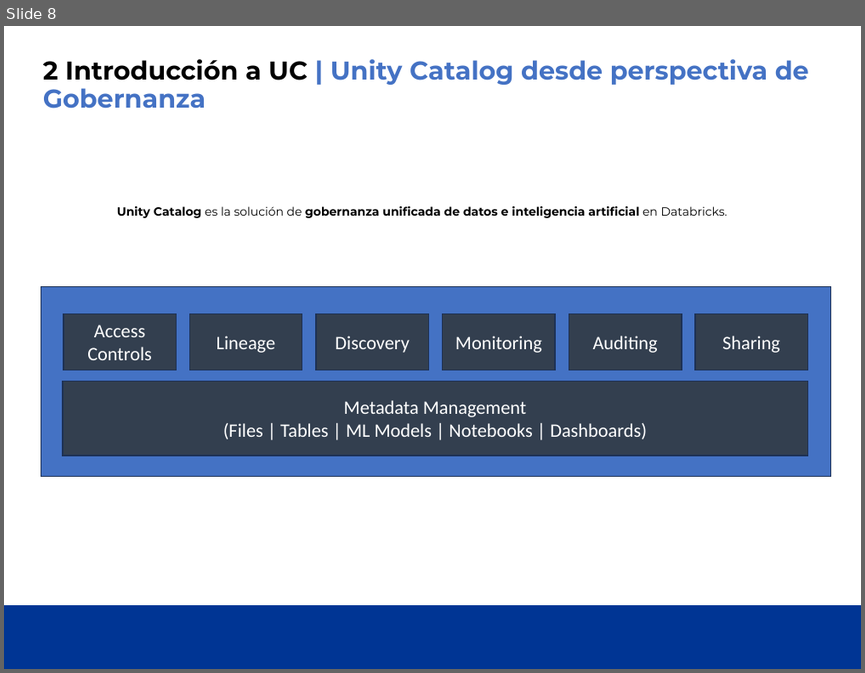
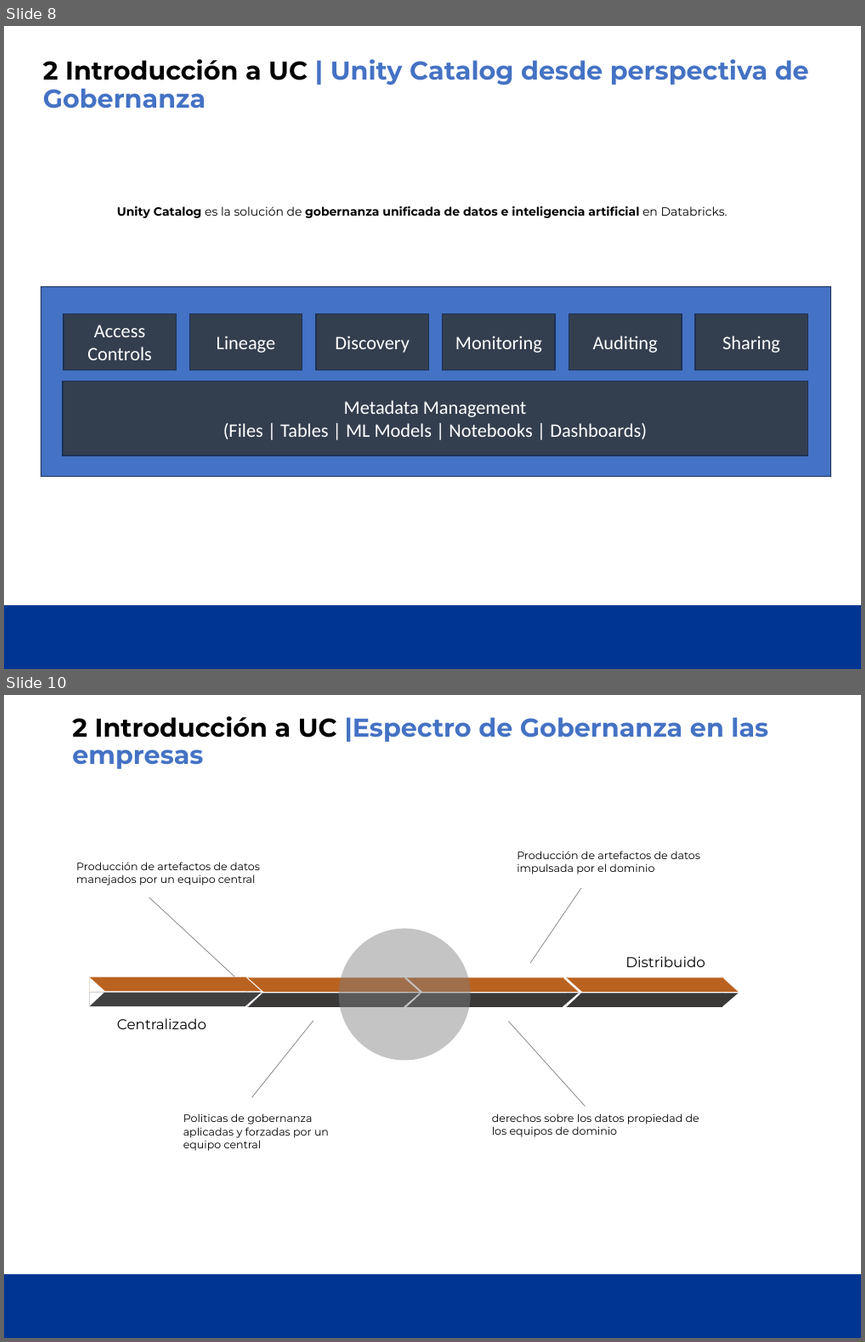
Before and after one commit to jmartinezceste/251101Course_UC_Ceste, a slide deck: UC_Course_Sesion2/UCDatabrick - Sesion 2.pptx. Shown one above the other, each under a label of ours: slide 8 before the commit, slides 8 and 10 after it; the slides between them are not shown. The pictures are 865x673 and 865x1342 pixels, drawn with LibreOffice and Linux fonts; fonts in the diff are those of the drawing; background and template pictures are left out. Boxes give left, top, right and bottom in pixels: in the first picture for what was removed or moved away, otherwise in the second. Text is boxed around its words. In the diff, an @@ line names an element or a change of style, - is before the commit and + after.

```diff
--- a/UC_Course_Sesion2/UCDatabrick - Sesion 2.pptx
+++ b/UC_Course_Sesion2/UCDatabrick - Sesion 2.pptx
@@ slide 10 added at [4, 695, 861, 1338], background #FFFFFF; not listed: 1 template element that a slide beside it also shows @@
@@ title added at [72, 716, 768, 769], 21.6 pt, text #4472C4, bold @@
+2 Introducción a UC |Espectro de Gobernanza en las empresas
@@ text added at [76, 862, 260, 885], 9 pt, text #000000 @@
+Producción de artefactos de datos manejados por un equipo central
@@ text added at [517, 851, 700, 874], 9 pt, text #000000 @@
+Producción de artefactos de datos impulsada por el dominio
@@ line added from (148, 897) to (234, 976), #808080 0.5 pt @@
@@ line added from (581, 888) to (530, 964), #808080 0.5 pt @@
@@ ellipse added at [339, 928, 471, 1060], fill #808080 at 46% opacity @@
@@ text added at [625, 956, 705, 967], 12 pt, text #000000 @@
+Distribuido
@@ group added at [89, 977, 738, 1007]: 16 right triangles, 8 rectangles @@
@@ text added at [117, 1018, 206, 1029], 12 pt, text #000000 @@
+Centralizado
@@ line added from (251, 1097) to (313, 1021), #808080 0.5 pt @@
@@ line added from (585, 1106) to (509, 1021), #808080 0.5 pt @@
@@ text added at [183, 1113, 329, 1151], 9 pt, text #000000 @@
+Politicas de gobernanza aplicadas y forzadas por un equipo central
@@ text added at [492, 1113, 699, 1137], 9 pt, text #000000 @@
+derechos sobre los datos propiedad de los equipos de dominio
```
Also in this commit, not shown: 1 slide changed, 1 other slide added.
